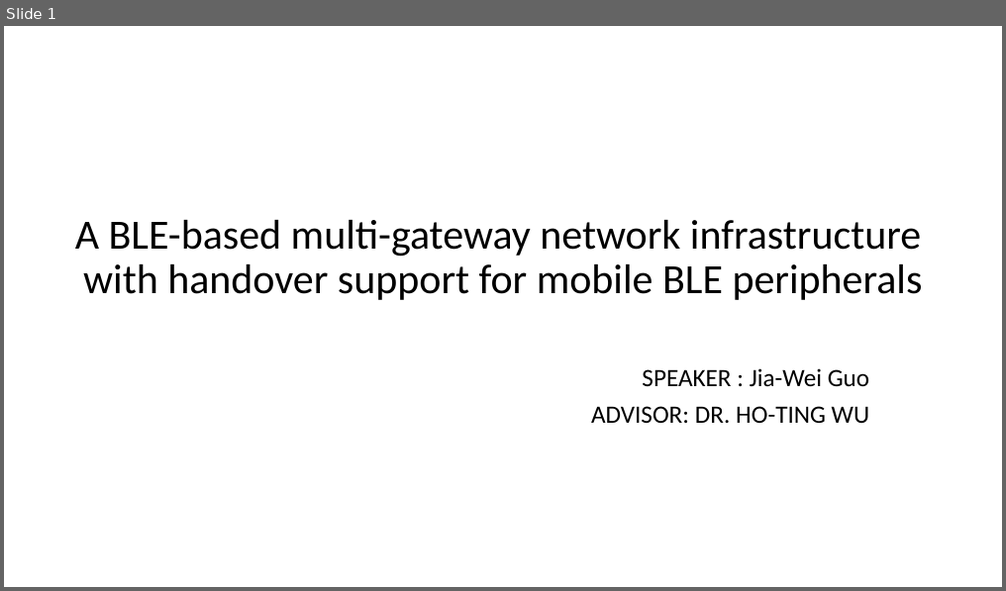
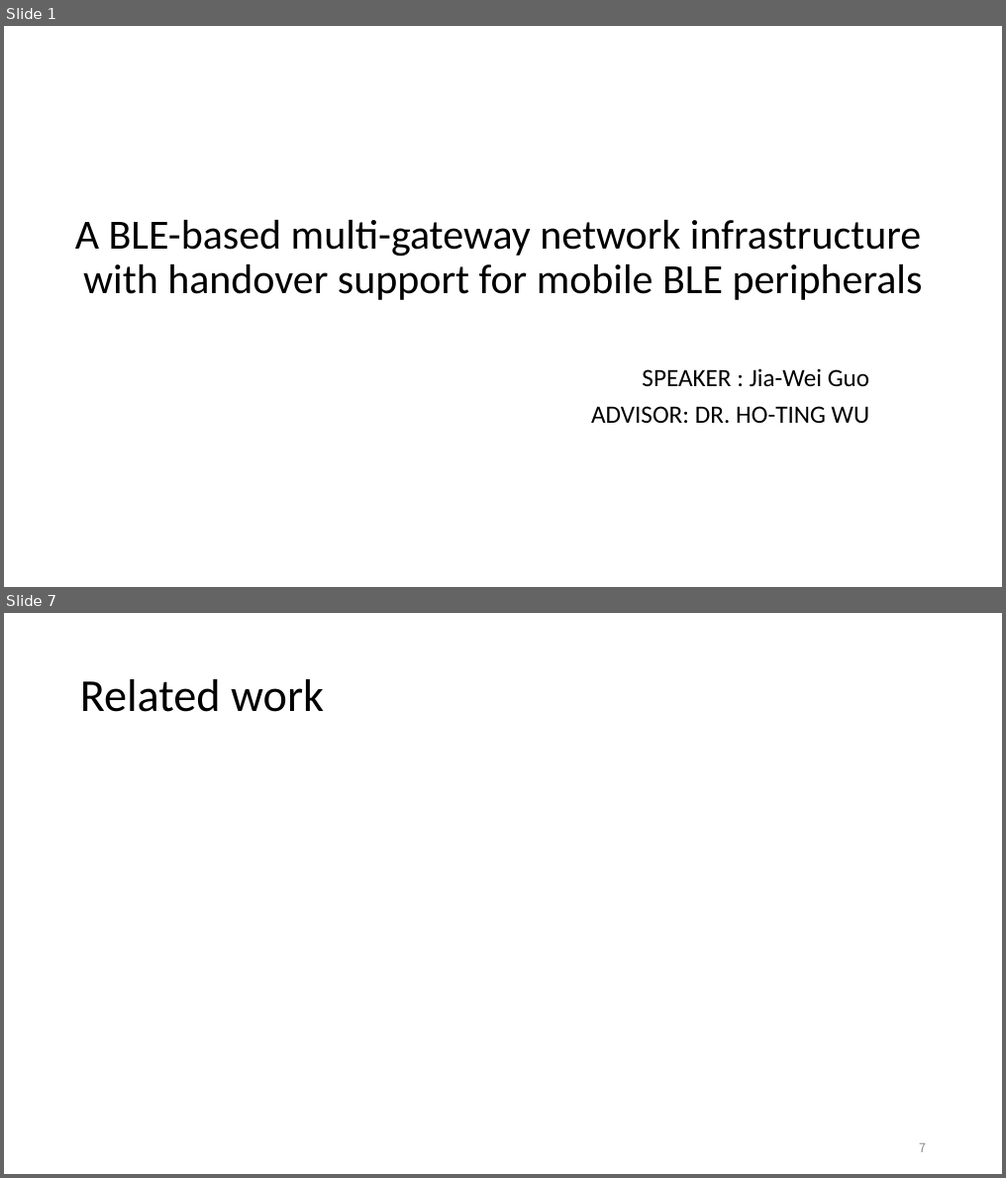
Before and after one commit to EKOISMYLOVE/NTUT_GM_PPT, a slide deck: A BLE-based multi-gateway network infrastructure with handover support for mobile BLE peripherals.pptx. Shown one above the other, each under a label of ours: slide 1 before the commit, slides 1 and 7 after it; the slides between them are not shown. The pictures are 1006x591 and 1006x1178 pixels, drawn with LibreOffice and Linux fonts; fonts in the diff are those of the drawing. Boxes give left, top, right and bottom in pixels: in the first picture for what was removed or moved away, otherwise in the second. Text is boxed around its words. In the diff, an @@ line names an element or a change of style, - is before the commit and + after.

```diff
--- a/A BLE-based multi-gateway network infrastructure with handover support for mobile BLE peripherals.pptx
+++ b/A BLE-based multi-gateway network infrastructure with handover support for mobile BLE peripherals.pptx
@@ slide 7 added at bbox=[4, 613, 1002, 1174], background #FFFFFF @@
@@ title added at bbox=[80, 679, 324, 712], 44 pt, text #000000 @@
+Related work
@@ page number added at bbox=[919, 1144, 926, 1153], 12 pt, text #8C8C8C @@
+7
```
Also in this commit, not shown: 9 slides changed, 8 other slides added.
